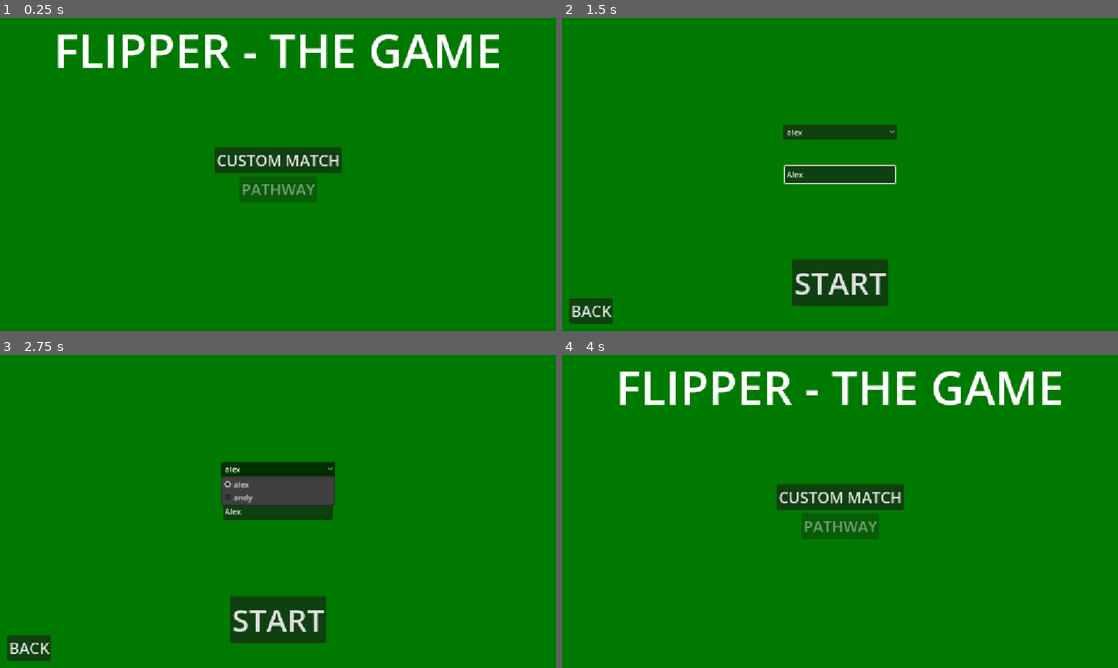
Above: before the commit, frames 1-4 (two rows, left to right).
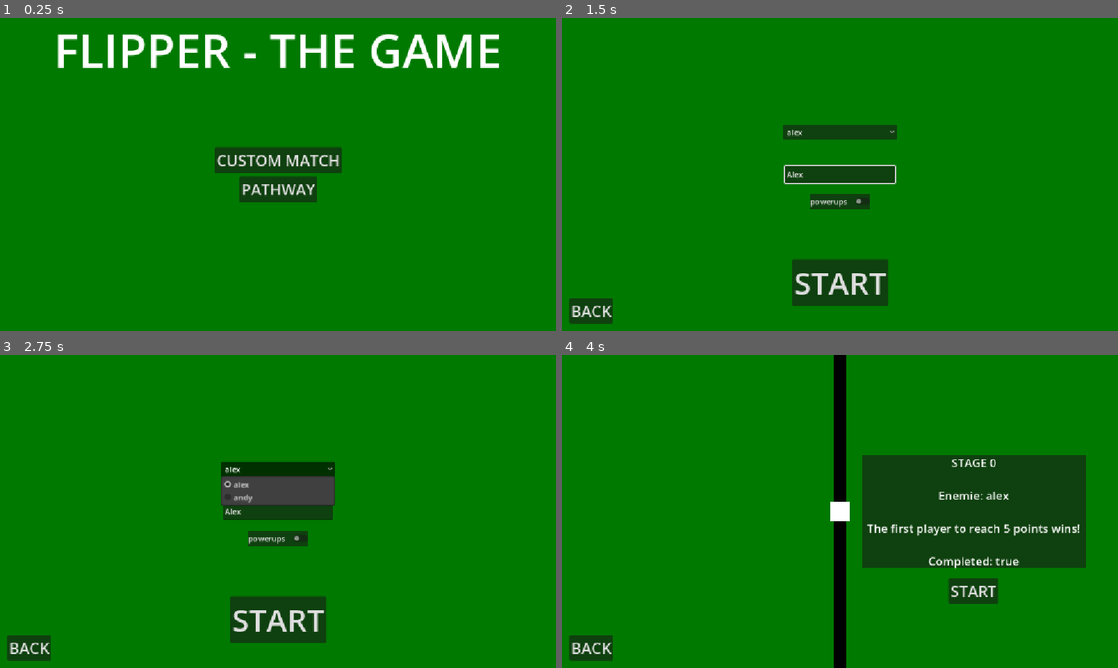
Above: after the commit, the same moments.

Repository: Rocket9876/flipper_one_game
Game: Godot game, scene res://scenes/start___page.tscn
The game is run twice, just before and just after one commit, with the same random seed, the same clock (stepped at 60 frames per second) and the same inputs.
Inputs (mouse positions are in pixels of both pictures, inside the frame that each line leads up to):
- Up to frame 1 (0.25 s): no input
- Up to frame 2 (1.5 s): click "CUSTOM MATCH" at 0.5 s; click (840, 174) at 1.27 s; type "Alex" at 1.35 s
- Up to frame 3 (2.75 s): click "alex" at 2 s
- Up to frame 4 (4 s): click "BACK" at 2.75 s; click (840, 527) at 3.5 s, where only the run after the commit has a clickable "PATHWAY"

The runs differ from the first frame. In frame 1, 1.1% of the frame differs, in the area x 43-57%, y 50-59%; in frame 2, 0.5%; in frame 3, 0.5%; in frame 4, 23%, in the area x 1-95%, y 0-100%.

Commit message:
new pathway system + powerups

Diff:
--- a/project.godot
+++ b/project.godot
@@ -31,6 +31,8 @@
 [global_group]
 
 ball=""
+spawner=""
+powerup=""
 
 [input]
 
--- a/scenes/ball.tscn
+++ b/scenes/ball.tscn
@@ -3,6 +3,7 @@
 [ext_resource type="Script" uid="uid://bv5af7glcj7jh" path="res://scripts/ball.gd" id="1_7s4qf"]
 
 [sub_resource type="PhysicsMaterial" id="PhysicsMaterial_6rmpw"]
+bounce = 20.0
 
 [sub_resource type="SphereMesh" id="SphereMesh_jll8d"]
 radius = 12.5
@@ -15,6 +16,8 @@
 physics_material_override = SubResource("PhysicsMaterial_6rmpw")
 continuous_cd = 1
 script = ExtResource("1_7s4qf")
+normal = Color(1, 1, 1, 1)
+speed = Color(1, 1, 0, 1)
 
 [node name="MeshInstance2D" type="MeshInstance2D" parent="." unique_id=1098700360]
 mesh = SubResource("SphereMesh_jll8d")
@@ -51,3 +54,9 @@
 scroll_active = false
 horizontal_alignment = 1
 vertical_alignment = 1
+
+[node name="speed timer" type="Timer" parent="." unique_id=1624316850]
+wait_time = 10.0
+one_shot = true
+
+[connection signal="timeout" from="speed timer" to="." method="_on_speed_timer_timeout"]
--- a/scenes/bumper.tscn
+++ b/scenes/bumper.tscn
@@ -1,13 +1,15 @@
 [gd_scene format=3 uid="uid://de8tjc8yafgin"]
 
 [sub_resource type="PhysicsMaterial" id="PhysicsMaterial_6an6i"]
-bounce = 20.0
+friction = 0.0
+bounce = 40.0
 
 [sub_resource type="SphereMesh" id="SphereMesh_6rmpw"]
-radius = 10.0
-height = 20.0
+radius = 15.0
+height = 30.0
 
 [sub_resource type="CircleShape2D" id="CircleShape2D_6rmpw"]
+radius = 15.0
 
 [node name="bumper" type="StaticBody2D" unique_id=275333627]
 physics_material_override = SubResource("PhysicsMaterial_6an6i")
--- a/scenes/kicker.tscn
+++ b/scenes/kicker.tscn
@@ -4,7 +4,8 @@
 [ext_resource type="PackedScene" uid="uid://ckainpfprc6l3" path="res://scenes/flipper_right.tscn" id="3_6vt44"]
 
 [sub_resource type="PhysicsMaterial" id="PhysicsMaterial_72hfc"]
-bounce = 5.0
+friction = 0.0
+bounce = 20.0
 
 [node name="kicker" type="Node2D" unique_id=1822735132]
 
--- a/scenes/pathway.tscn
+++ b/scenes/pathway.tscn
@@ -2,6 +2,7 @@
 
 [ext_resource type="Script" uid="uid://bhd0bqoa8apmy" path="res://scripts/pathway.gd" id="1_f7yso"]
 [ext_resource type="PackedScene" uid="uid://b0iwww8m32oje" path="res://scenes/pathway___segment.tscn" id="2_p6ejx"]
+[ext_resource type="PackedScene" uid="uid://wbym0vdkl7on" path="res://scenes/back_button.tscn" id="3_rlkvg"]
 
 [node name="Pathway" type="Control" unique_id=1407232057]
 layout_mode = 3
@@ -49,7 +50,18 @@
 anchor_bottom = 0.5
 grow_horizontal = 2
 grow_vertical = 2
-stage = 2
 stage_name = "STAGE 0"
-Enemie = "ALEX"
+Enemie = "alex"
 min_points = 5
+
+[node name="back Button" parent="." unique_id=269549481 instance=ExtResource("3_rlkvg")]
+layout_mode = 1
+anchors_preset = 2
+anchor_top = 1.0
+anchor_bottom = 1.0
+offset_left = 15.0
+offset_top = -68.0
+offset_right = 106.0
+offset_bottom = -15.0
+grow_vertical = 0
+path = "res://scenes/start___page.tscn"
--- /dev/null
+++ b/scenes/power_up___speed.tscn
@@ -0,0 +1,20 @@
+[gd_scene format=3 uid="uid://dta8w2h8shc2x"]
+
+[ext_resource type="Script" uid="uid://b21gle8bmnw4q" path="res://scripts/power_up___speed.gd" id="1_vpd3m"]
+
+[sub_resource type="CircleShape2D" id="CircleShape2D_6rmpw"]
+radius = 22.0
+
+[node name="Power up - speed" type="Node2D" unique_id=2010582544 groups=["powerup"]]
+script = ExtResource("1_vpd3m")
+
+[node name="Polygon2D" type="Polygon2D" parent="." unique_id=1672824062]
+modulate = Color(1, 1, 0, 1)
+polygon = PackedVector2Array(-20, 27, 20, -3.5, 0, -3.5, 20, -27, -20, 3.5, 0, 3.5)
+
+[node name="Area2D" type="Area2D" parent="." unique_id=25209167]
+
+[node name="CollisionShape2D" type="CollisionShape2D" parent="Area2D" unique_id=868868127]
+shape = SubResource("CircleShape2D_6rmpw")
+
+[connection signal="body_entered" from="Area2D" to="." method="_on_area_2d_body_entered"]
--- /dev/null
+++ b/scenes/powerup_spawner.tscn
@@ -0,0 +1,6 @@
+[gd_scene format=3 uid="uid://w8j48pichnwy"]
+
+[ext_resource type="Script" uid="uid://uq3x3y4fty6a" path="res://scripts/powerup_spawner.gd" id="1_x3vp6"]
+
+[node name="powerup spawner" type="Marker2D" unique_id=2139533162]
+script = ExtResource("1_x3vp6")
--- a/scenes/setuping_match.tscn
+++ b/scenes/setuping_match.tscn
@@ -2,6 +2,9 @@
 
 [ext_resource type="Script" uid="uid://di5vdlilyd1dj" path="res://scripts/setuping_match.gd" id="1_wbiti"]
 [ext_resource type="PackedScene" uid="uid://wbym0vdkl7on" path="res://scenes/back_button.tscn" id="2_g3qw8"]
+
+[sub_resource type="StyleBoxFlat" id="StyleBoxFlat_g3qw8"]
+bg_color = Color(0.09803922, 0.09803922, 0.09803922, 0.6)
 
 [node name="setuping custom match" type="Control" unique_id=1071944829]
 layout_mode = 3
@@ -76,5 +79,26 @@
 grow_vertical = 0
 path = "res://scenes/start___page.tscn"
 
+[node name="powerups" type="CheckButton" parent="." unique_id=1564332136]
+layout_mode = 1
+anchors_preset = 8
+anchor_left = 0.5
+anchor_top = 0.5
+anchor_right = 0.5
+anchor_bottom = 0.5
+offset_left = -62.5
+offset_top = 39.5
+offset_right = 62.5
+offset_bottom = 70.5
+grow_horizontal = 2
+grow_vertical = 2
+theme_override_styles/normal = SubResource("StyleBoxFlat_g3qw8")
+theme_override_styles/pressed = SubResource("StyleBoxFlat_g3qw8")
+theme_override_styles/hover = SubResource("StyleBoxFlat_g3qw8")
+theme_override_styles/hover_pressed = SubResource("StyleBoxFlat_g3qw8")
+theme_override_styles/disabled = SubResource("StyleBoxFlat_g3qw8")
+theme_override_styles/focus = SubResource("StyleBoxFlat_g3qw8")
+text = "powerups"
+
 [connection signal="pressed" from="start" to="." method="_on_start_pressed"]
 [connection signal="text_changed" from="TextEdit" to="." method="_on_text_edit_text_changed"]
--- a/scenes/start___page.tscn
+++ b/scenes/start___page.tscn
@@ -45,9 +45,7 @@
 offset_bottom = 56.5
 grow_horizontal = 2
 grow_vertical = 2
-tooltip_text = "Coming soon"
 theme_override_font_sizes/font_size = 32
-disabled = true
 text = "PATHWAY"
 
 [node name="custom match" type="Button" parent="Buttons" unique_id=1938539171]
@@ -66,4 +64,5 @@
 theme_override_font_sizes/font_size = 32
 text = "CUSTOM MATCH"
 
+[connection signal="pressed" from="Buttons/Pathway" to="." method="_on_pathway_pressed"]
 [connection signal="pressed" from="Buttons/custom match" to="." method="_on_custom_match_pressed"]
--- a/scenes/win_screen.tscn
+++ b/scenes/win_screen.tscn
@@ -34,7 +34,7 @@
 scroll_active = false
 horizontal_alignment = 1
 
-[node name="back main" type="Button" parent="." unique_id=1042947808]
+[node name="back" type="Button" parent="." unique_id=1042947808]
 layout_mode = 1
 anchors_preset = 7
 anchor_left = 0.5
@@ -50,4 +50,4 @@
 theme_override_font_sizes/font_size = 32
 text = "BACK TO MAIN MENU"
 
-[connection signal="pressed" from="back main" to="." method="_on_back_main_pressed"]
+[connection signal="pressed" from="back" to="." method="_on_back_pressed"]
--- a/scenes/world.tscn
+++ b/scenes/world.tscn
@@ -5,6 +5,7 @@
 [ext_resource type="PackedScene" uid="uid://n064ftgq85qg" path="res://scenes/kicker.tscn" id="2_rwgxs"]
 [ext_resource type="PackedScene" uid="uid://jtkal6lmg60c" path="res://scenes/bot.tscn" id="4_k0juu"]
 [ext_resource type="Texture2D" uid="uid://htswteyxxpev" path="res://art/flash.png" id="5_71j4m"]
+[ext_resource type="PackedScene" uid="uid://w8j48pichnwy" path="res://scenes/powerup_spawner.tscn" id="6_qfnet"]
 
 [sub_resource type="RectangleShape2D" id="RectangleShape2D_6rmpw"]
 size = Vector2(274, 6.5)
@@ -102,7 +103,7 @@
 
 [node name="world" type="Node2D" unique_id=1513532067]
 script = ExtResource("1_4wyf3")
-start_force = 100.0
+start_force = 300.0
 ball_normal_time = 5.0
 ball_danger_time = 10.0
 ball_spawn_range = 2.0
@@ -113,6 +114,8 @@
 
 [node name="ball" parent="." unique_id=1585399328 instance=ExtResource("1_nnsk1")]
 gravity_scale = 0.116
+normal_max_speed = 1000.0
+speed_max_speed = 1800.0
 
 [node name="bot" parent="." unique_id=218765222 instance=ExtResource("4_k0juu")]
 position = Vector2(0, -324)
@@ -211,7 +214,37 @@
 horizontal_alignment = 1
 vertical_alignment = 1
 
+[node name="spawner" type="Node2D" parent="." unique_id=139789033]
+
+[node name="powerup spawner" parent="spawner" unique_id=2139533162 groups=["spawner"] instance=ExtResource("6_qfnet")]
+top_level = true
+position = Vector2(0, 144)
+
+[node name="powerup spawner2" parent="spawner" unique_id=1845150675 groups=["spawner"] instance=ExtResource("6_qfnet")]
+top_level = true
+position = Vector2(160, 70)
+
+[node name="powerup spawner3" parent="spawner" unique_id=1687919600 groups=["spawner"] instance=ExtResource("6_qfnet")]
+top_level = true
+position = Vector2(-160, 70)
+
+[node name="powerup spawner4" parent="spawner" unique_id=310233515 groups=["spawner"] instance=ExtResource("6_qfnet")]
+top_level = true
+position = Vector2(160, -70)
+
+[node name="powerup spawner5" parent="spawner" unique_id=1374420247 groups=["spawner"] instance=ExtResource("6_qfnet")]
+top_level = true
+position = Vector2(-160, -70)
+
+[node name="powerup spawner6" parent="spawner" unique_id=232321107 groups=["spawner"] instance=ExtResource("6_qfnet")]
+top_level = true
+position = Vector2(0, -144)
+
+[node name="powerup_spawm_rythm" type="Timer" parent="." unique_id=390201185]
+wait_time = 3.0
+
 [connection signal="body_entered" from="bottem zone" to="." method="_on_bottem_zone_body_entered"]
 [connection signal="body_entered" from="top zone" to="." method="_on_top_zone_body_entered"]
 [connection signal="timeout" from="win cooldown" to="." method="_on_win_cooldown_timeout"]
 [connection signal="timeout" from="Ball_Timer" to="." method="_on_ball_timer_timeout"]
+[connection signal="timeout" from="powerup_spawm_rythm" to="." method="_on_powerup_spawm_rythm_timeout"]
--- a/scripts/ball.gd
+++ b/scripts/ball.gd
@@ -2,10 +2,21 @@
 
 @export var gravityScale = 0.116
 
+var active_powerups = {"speed":false}
+
+@export var normal_max_speed:float
+@export var speed_max_speed:float
+
+@export_color_no_alpha var normal
+@export_color_no_alpha var speed
+
+var max_speed
 func _ready() -> void:
+	max_speed = normal_max_speed
 	$rotation_lock/RichTextLabel.visible = false
 
 func _physics_process(delta: float) -> void:
+	limit_speed()
 	gravity()
 	global.ball_position = position
 	$rotation_lock.rotation_degrees = -rotation_degrees
@@ -15,3 +26,26 @@
 		gravity_scale = -gravityScale
 	else:
 		gravity_scale = gravityScale
+
+func limit_speed():
+	if linear_velocity.length() > max_speed:
+		linear_velocity = linear_velocity.normalized() * max_speed
+
+func activate_speed():
+	$"speed timer".start()
+	active_powerups["speed"] = true
+	max_speed = speed_max_speed
+	modulate = speed
+
+func deactivate_speed():
+	$"speed timer".stop()
+	active_powerups["speed"] = false
+	max_speed = normal_max_speed
+	modulate = normal
+
+
+func _on_speed_timer_timeout() -> void:
+	deactivate_speed()
+
+func deactivate_all_powerups():
+	deactivate_speed()
--- a/scripts/bots/alex_bot.gd
+++ b/scripts/bots/alex_bot.gd
@@ -1,6 +1,6 @@
 extends Node
 
-var y_distance = -120
+var y_distance = -130
 
 @onready var flipper = global.flipper_top_right
 
--- a/scripts/flipper.gd
+++ b/scripts/flipper.gd
@@ -23,17 +23,19 @@
 			pass
 
 
-func flip():
-	state = 1
-	if left:
-		$AnimationPlayer.play("flip left")
-	else:
-		$AnimationPlayer.play("flip")
+func flip(force = false):
+	if state == 0 or force:
+		state = 1
+		if left:
+			$AnimationPlayer.play("flip left")
+		else:
+			$AnimationPlayer.play("flip")
 
 
-func flip_down():
-	state = 0
-	if left:
-		$AnimationPlayer.play("flip down left")
-	else:
-		$AnimationPlayer.play("flip down")
+func flip_down(force = false):
+	if state == 1 or force:
+		state = 0
+		if left:
+			$AnimationPlayer.play("flip down left")
+		else:
+			$AnimationPlayer.play("flip down")
--- a/scripts/global.gd
+++ b/scripts/global.gd
@@ -1,4 +1,6 @@
 extends Node
+
+var completed_stage = 0
 
 var bot_active = false
 
@@ -24,6 +26,8 @@
 
 @onready var alex = preload("res://scripts/bots/alex_bot.gd").new()
 
+@onready var speed_powerup = preload("res://scenes/power_up___speed.tscn")
+
 var current_bot
 
 var current_bot_name
@@ -31,7 +35,7 @@
 @onready var flipper_top_left
 @onready var flipper_top_right
 
-var match_settings = {"points_win":5,"pathway_match":false}
+var match_settings = {"points_win":5,"pathway_match":false,"pathway_stage":0,"powerups":false}
 
 func _ready() -> void:
 	for i in DirAccess.get_files_at(bot_path):
@@ -53,3 +57,14 @@
 	flipper_top_right = get_node("/root/world/kicker/flipper_top_right")
 	world = get_node("/root/world")
 	ball = get_node("/root/world/ball")
+
+func pythagorean_theorem(x,y):
+	return sqrt((abs(x)*abs(x))+(abs(y)*abs(y)))
+
+func load_data(path):
+	return FileAccess.open(path,FileAccess.READ)
+
+func save_data(path,data):
+	var file = FileAccess.open(path,FileAccess.WRITE)
+	file.store_var(data)
+	file.close()
--- a/scripts/pathway___segment.gd
+++ b/scripts/pathway___segment.gd
@@ -11,7 +11,14 @@
 @export var min_points:int
 
 func _ready() -> void:
+	if global.completed_stage >= stage:
+		completed = true
 	$"STAGE DESCRIPTION".text = stage_name + "\n\nEnemie: " + Enemie + "\n\nThe first player to reach " + str(min_points) + " points wins!" + "\n\nCompleted: " + str(completed)
+	if global.completed_stage +1 >= stage:
+		visible = true
+	else:
+		visible = false
+
 
 
 
--- /dev/null
+++ b/scripts/power_up___speed.gd
@@ -0,0 +1,9 @@
+extends Node2D
+
+
+
+func _on_area_2d_body_entered(body) -> void:
+	if body.is_in_group("ball"):
+		body.activate_speed()
+		global.world.powerup_spawned = false
+		self.queue_free()
--- /dev/null
+++ b/scripts/powerup_spawner.gd
@@ -0,0 +1 @@
+extends Marker2D
--- a/scripts/setuping_match.gd
+++ b/scripts/setuping_match.gd
@@ -20,5 +20,6 @@
 	global.current_bot_name = $"select Bot".get_item_text($"select Bot".selected)
 	global.match_settings["points_win"] = int($TextEdit.text)
 	global.match_settings["pathway_match"] = false
+	global.match_settings["powerups"] = $powerups.button_pressed
 	get_tree().change_scene_to_file("res://scenes/world.tscn")
 	#global.match_start()
--- a/scripts/start___page.gd
+++ b/scripts/start___page.gd
@@ -4,3 +4,7 @@
 
 func _on_custom_match_pressed() -> void:
 	get_tree().change_scene_to_file("res://scenes/setuping_match.tscn")
+
+
+func _on_pathway_pressed() -> void:
+	get_tree().change_scene_to_file("res://scenes/pathway.tscn")
--- a/scripts/win_screen.gd
+++ b/scripts/win_screen.gd
@@ -7,7 +7,14 @@
 		$winner.text = global.current_bot_name + " WON!"
 	global.score["bottem"] = 0
 	global.score["top"] = 0
+	if global.match_settings["pathway_match"]:
+		$back.text = "BACK TO PATHWAY"
+		if global.completed_stage < global.match_settings["pathway_stage"] and global.score["top"] > global.score["bottem"]:
+			global.completed_stage = global.match_settings["pathway_stage"]
 
 
-func _on_back_main_pressed() -> void:
-	get_tree().change_scene_to_file("res://scenes/start___page.tscn")
+func _on_back_pressed() -> void:
+	if global.match_settings["pathway_match"]:
+		get_tree().change_scene_to_file("res://scenes/pathway.tscn")
+	else:
+		get_tree().change_scene_to_file("res://scenes/start___page.tscn")
--- a/scripts/world.gd
+++ b/scripts/world.gd
@@ -18,6 +18,8 @@
 
 func flip(path):
 	path.flip()
+
+var powerup_spawned = false
 
 @export var ball_spawn_range:float
 
@@ -46,6 +48,8 @@
 		global.ball.get_node("rotation_lock/RichTextLabel").text = str($Ball_Timer.time_left)
 
 func _ready():
+	if global.match_settings["powerups"]:
+		$powerup_spawm_rythm.start()
 	global.match_start()
 	global.in_match = true
 	small_restart()
@@ -119,6 +123,7 @@
 	global.ball.move_and_collide(Vector2.ZERO)
 	var direction = randi_range(0,360)
 	global.ball.apply_central_impulse(Vector2(sin(direction),cos(direction)) * start_force)
+	global.ball.deactivate_all_powerups()
 
 func _on_win_cooldown_timeout() -> void:
 	small_restart()
@@ -159,3 +164,17 @@
 			win("bottem")
 		else:
 			win("top")
+
+
+func spawn_powerups():
+	if randi_range(1,1) == 1:
+		var spawner = get_tree().get_nodes_in_group("spawner")[randi_range(0,get_tree().get_nodes_in_group("spawner").size() - 1)]
+		var powerup = global.speed_powerup.instantiate()
+		add_child(powerup)
+		powerup.position = spawner.position
+		powerup_spawned = true
+
+
+func _on_powerup_spawm_rythm_timeout() -> void:
+	if !powerup_spawned and !global.ball.active_powerups["speed"]:
+		spawn_powerups()
Not shown, added: scripts/power_up___speed.gd.uid
Not shown, added: scripts/powerup_spawner.gd.uid
